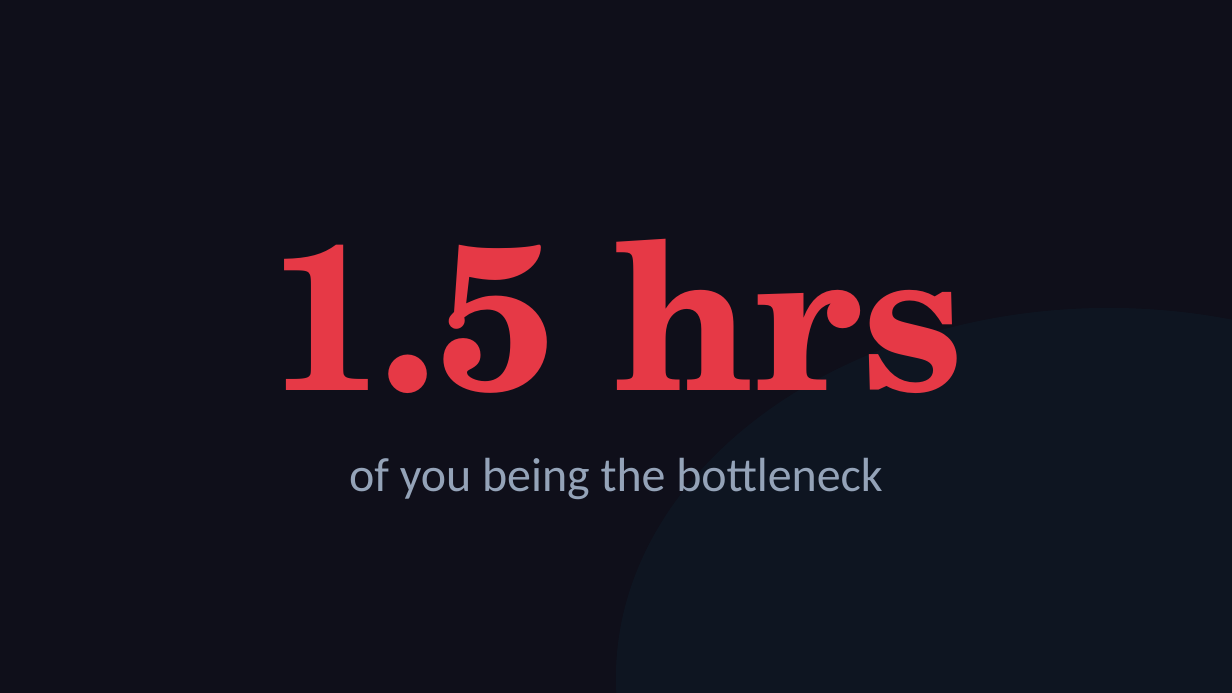
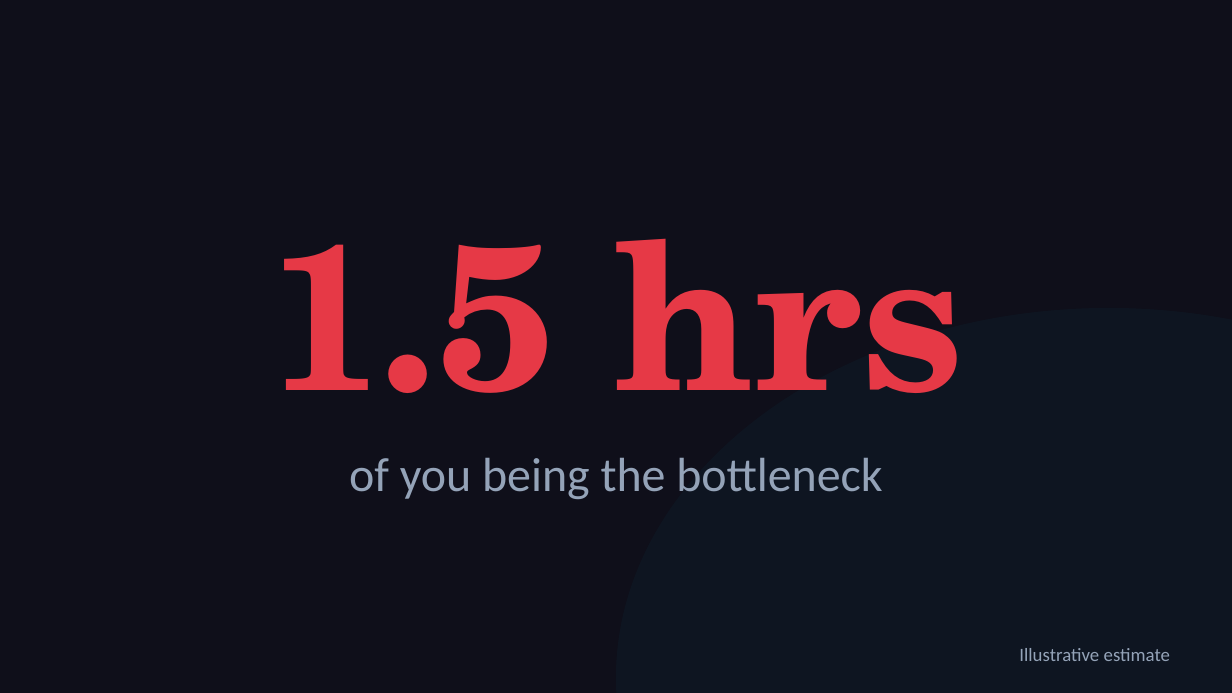
Before and after one commit to michaelengland/ai-best-practices, a slide deck: slide 62 of Getting-Agents-to-Give-Up-Their-Secrets.pptx. Drawn at 1232x693 pixels with LibreOffice and Linux fonts; fonts in the diff are those of the drawing. Boxes give left, top, right and bottom in pixels: in the first picture for what was removed or moved away, otherwise in the second. Text is boxed around its words. In the diff, an @@ line names an element or a change of style, - is before the commit and + after.

```diff
--- a/Getting-Agents-to-Give-Up-Their-Secrets.pptx
+++ b/Getting-Agents-to-Give-Up-Their-Secrets.pptx
@@ text added at <box>1019,648,1170,661</box>, 11 pt, text #94A3B8 @@
+Illustrative estimate
```
Also in this commit, not shown: 6 other slides changed, 3 slides removed, 1 other file.
